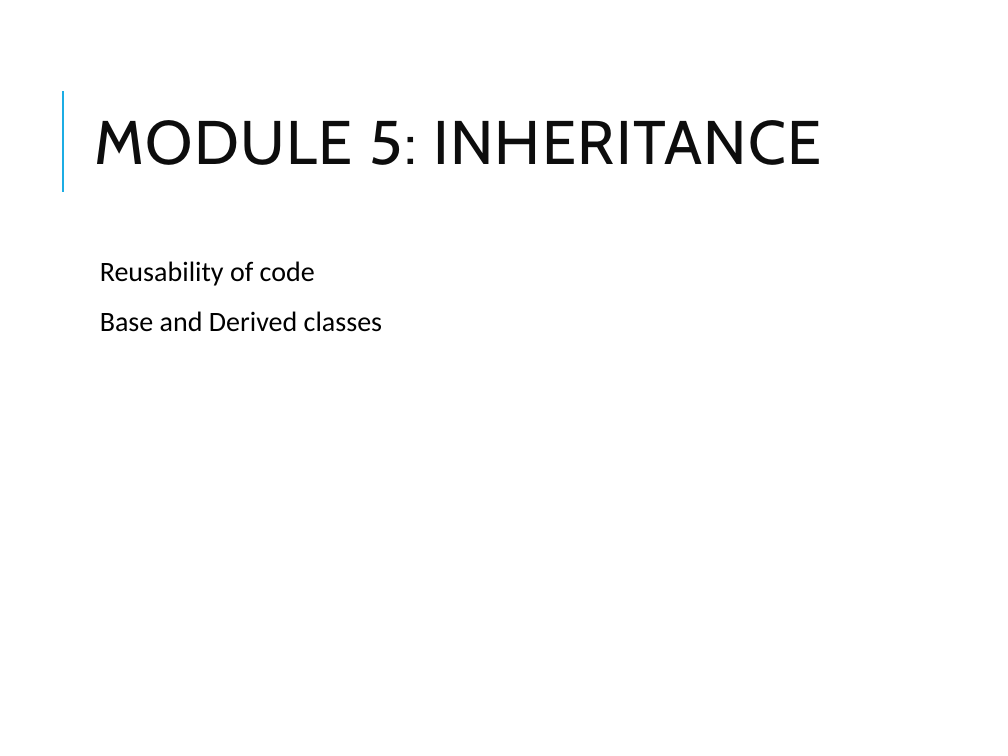
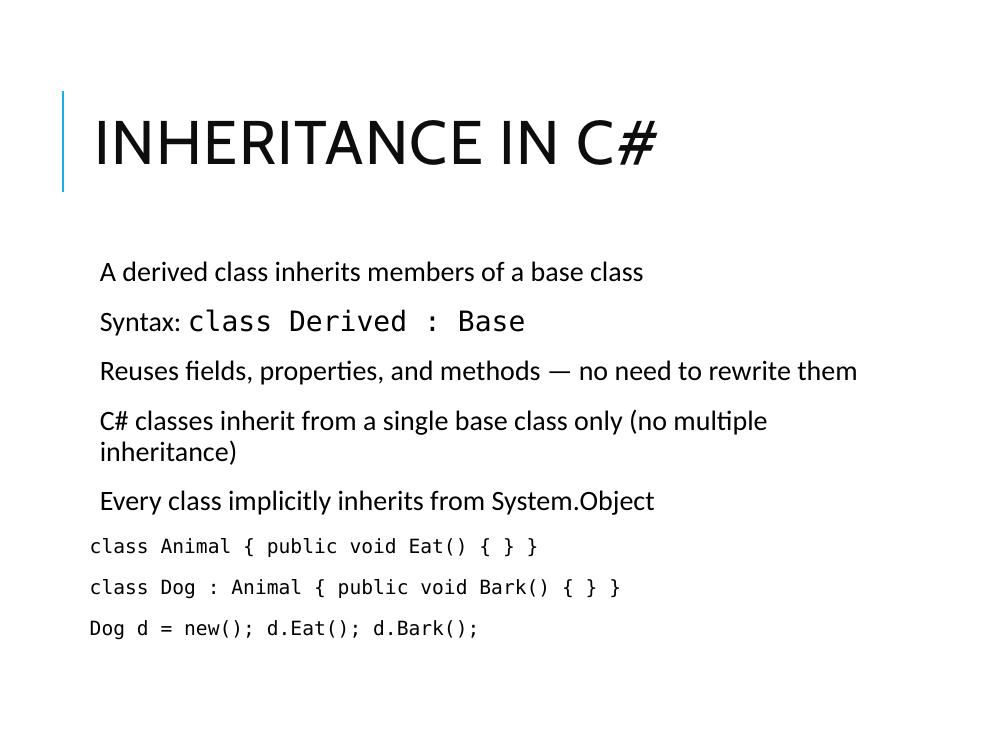
Before and after one commit to vikash-verma-profile/dotnet-epsilon-2026-May, a slide deck: slide 16 of Day-2/OOP_CSharp.pptx (slide 10 before the commit). Drawn at 1008x756 pixels with LibreOffice and Linux fonts; fonts in the diff are those of the drawing. Boxes give left, top, right and bottom in pixels: in the first picture for what was removed or moved away, otherwise in the second. Text is boxed around its words. In the diff, an @@ line names an element or a change of style, - is before the commit and + after.

```diff
--- a/Day-2/OOP_CSharp.pptx
+++ b/Day-2/OOP_CSharp.pptx
@@ title at bbox=[95, 120, 660, 165]: text changed @@
-MODULE 5: INHERITANCE
+INHERITANCE IN C#
@@ text at bbox=[90, 261, 857, 640]: text changed @@
-  Reusability of code
-  Base and Derived classes
+  A derived class inherits members of a base class
+  Syntax: class Derived : Base
+  Reuses fields, properties, and methods — no need to rewrite them
+  C# classes inherit from a single base class only (no multiple inheritance)
+  Every class implicitly inherits from System.Object
+class Animal { public void Eat() { } }
+class Dog : Animal { public void Bark() { } }
+Dog d = new(); d.Eat(); d.Bark();
```
Also in this commit, not shown: 19 other slides changed, 13 slides added, 1 slide removed, 9 other files.
